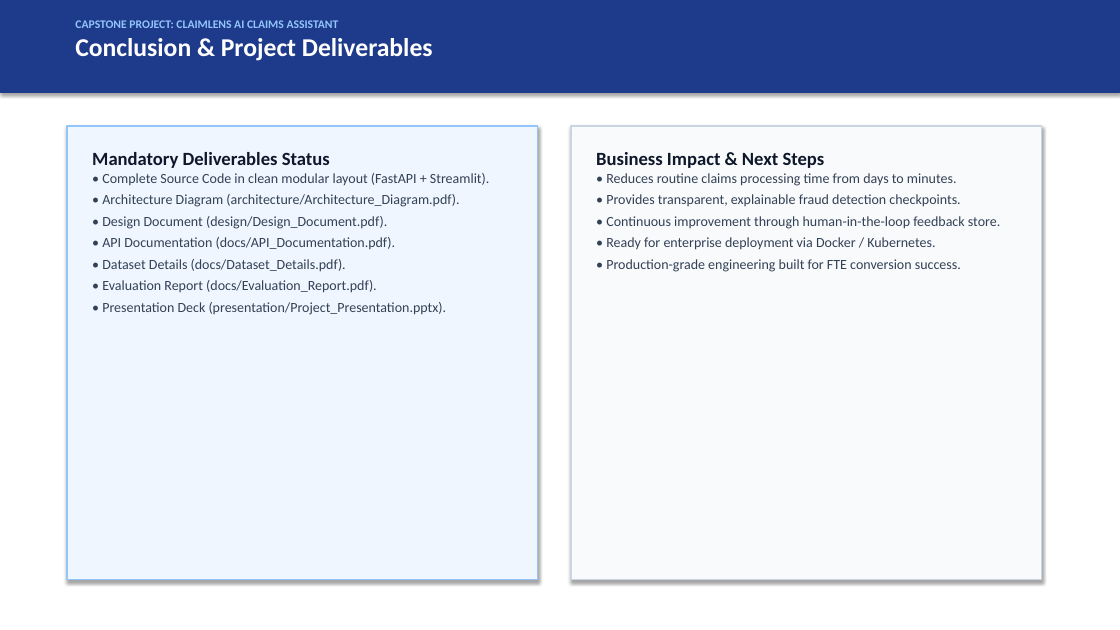
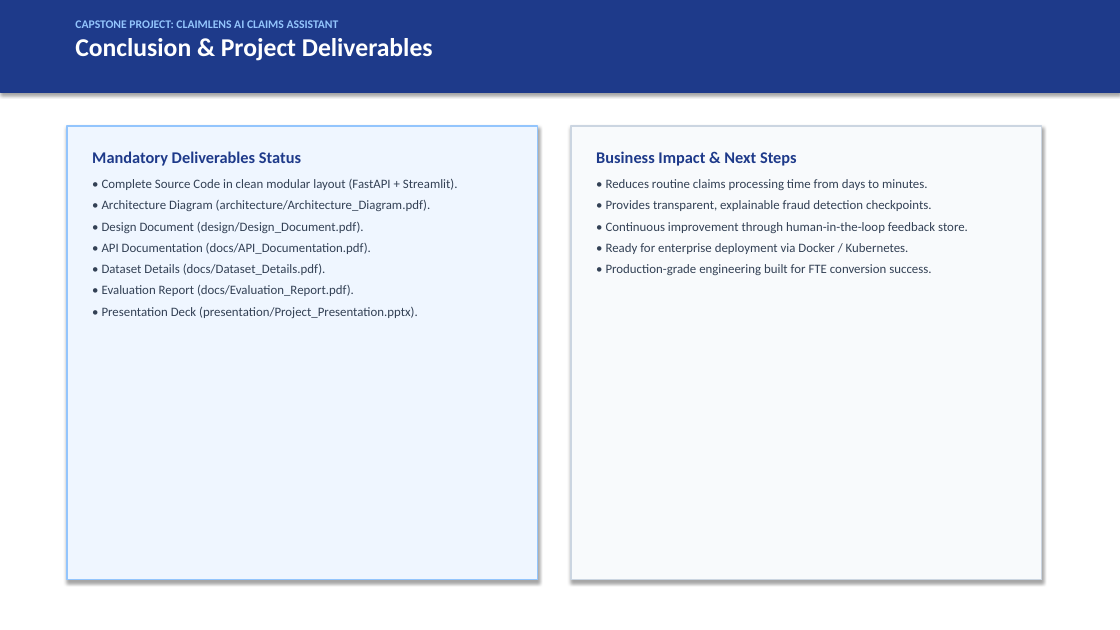
Before and after one commit to Ayushk3001/claimlens, a slide deck: slide 7 of presentation/Project_Presentation.pptx. Drawn at 1120x630 pixels with LibreOffice and Linux fonts; fonts in the diff are those of the drawing. Boxes give left, top, right and bottom in pixels: in the first picture for what was removed or moved away, otherwise in the second. Text is boxed around its words. In the diff, an @@ line names an element or a change of style, - is before the commit and + after.

Commit message:
Fix latency benchmark, synchronize deliverables, and harden evaluation invariants
- Implement ClaimVectorStore.search_by_vector with strict 1536-D array and finite numeric validation
- Decouple isolated vector cosine search from external API embedding latency in benchmark_latency.py
- Enforce universal settlement ceiling and TC-003 loss amount floor across evaluation harness
- Eliminate hardcoded deliverable metrics by dynamically parsing Evaluation_Summary.json and latency_benchmark.json
- Add unit tests for vector validation, deterministic ranking, and evaluation invariants (32 passing tests)
- Regenerate all submission PDFs, PPTX deck, and packaging archive

```diff
--- a/presentation/Project_Presentation.pptx
+++ b/presentation/Project_Presentation.pptx
@@ text "Mandatory Deliverables Status" at (x1=92, y1=151, x2=458, y2=318): size 16 to 14 pt, text colour #0F172A to #1E3A8A in "Mandatory Deliverables Status"; size 12 to 11 pt; more space between paragraphs @@
@@ text "Business Impact & Next Steps" at (x1=596, y1=151, x2=968, y2=275): size 16 to 14 pt, text colour #0F172A to #1E3A8A in "Business Impact & Next Steps"; size 12 to 11 pt; more space between paragraphs @@
```
Also in this commit, not shown: 5 other slides changed, 1 slide added, 1 slide removed, 17 other files.
